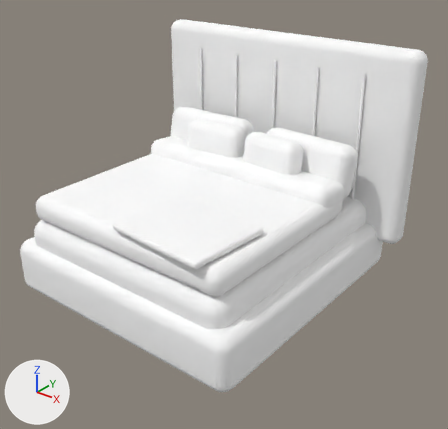
An edit to the glTF model game/assets/models/upholstered_bed.glb, drawn before and after from the same camera.
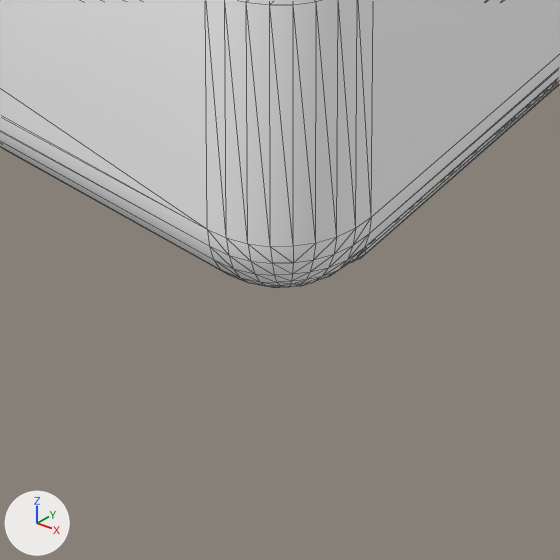
The first picture shows the older version from a 50 mm lens placed at (3.22, -3.8, 3.13), pointed at (0.17, 0.01, 0.77). The close-ups show the older and then the newer version on the part from 41% to 58% of the width and 83% to 100% of the height of that picture. Only the edits that show in the close-ups are written down. Every picture has the same lights, and +X, +Y and +Z are marked at lower left. The close-ups show mesh edges as thin lines. Where no turn or scale is listed for an object, it has been applied to the vertices.

Names of what the first close-up shows: 'Recessed bed plinth', 'Upholstered bed frame'.
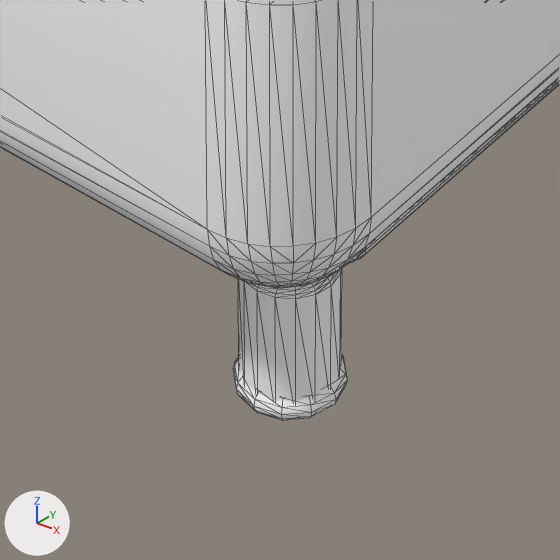
The newer file is also turned or shifted as a whole; pictures and numbers use the older file's frame.

Boxes [x1, y1, x2, y2] around the edits, measured in the close-ups (560 x 560 px):
'Bed leg.003', added
    after: [238, 268, 342, 403]
'Bed leg foot.003', added
    after: [233, 355, 347, 421]

Patch to the scene script:
```diff
--- a/game/assets/models/upholstered_bed.glb.py
+++ b/game/assets/models/upholstered_bed.glb.py
@@ me_cylinder_002_1 @@
+me_cylinder_002_1.from_pydata(...)  # 128 vertices, 252 faces; spans x -0.05..0.05, y -0.05..0.05, z -0.08..0.08
+me_cylinder_002_1.materials.append(mat_champagne_bronze)  # white #ffffff
@@ me_sphere_002 @@
+me_sphere_002.from_pydata(...)  # a UV sphere (12 segments, 12 rings, poles along z) spanning x -0.056..0.056, y -0.056..0.056, z -0.028..0.028
+me_sphere_002.materials.append(mat_champagne_bronze)  # white #ffffff
@@ ob_bed_leg_003 @@
+ob_bed_leg_003 = bpy.data.objects.new('Bed leg.003', me_cylinder_002_1)
+ob_bed_leg_003.location = (1.0, -1.03, -0.08)
@@ ob_bed_leg_foot_003 @@
+ob_bed_leg_foot_003 = bpy.data.objects.new('Bed leg foot.003', me_sphere_002)
+ob_bed_leg_foot_003.location = (1.0, -1.03, -0.146)
```
